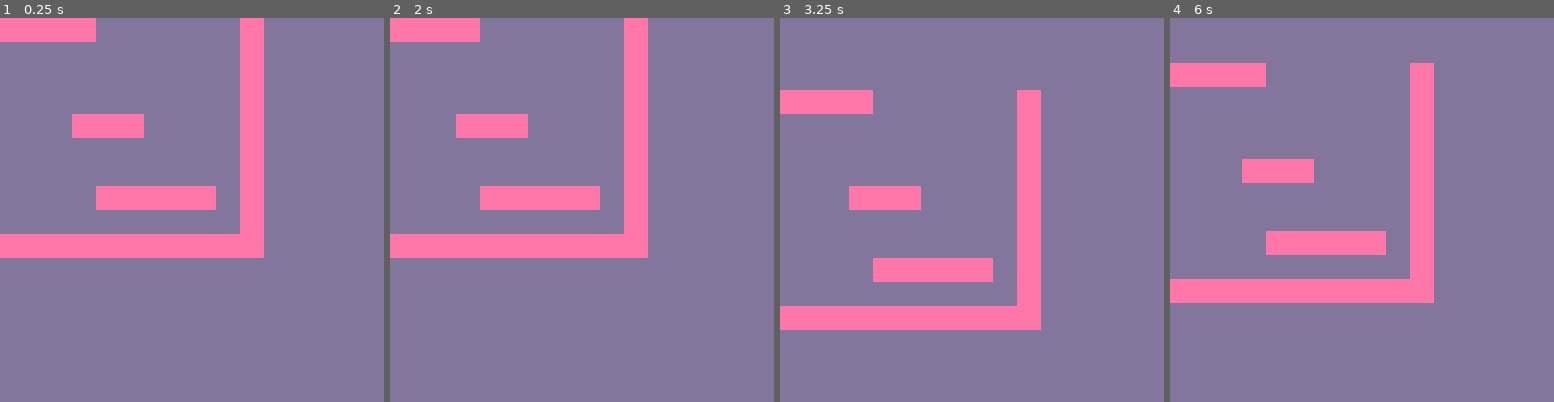
Above: before the commit, frames 1-4 (left to right).
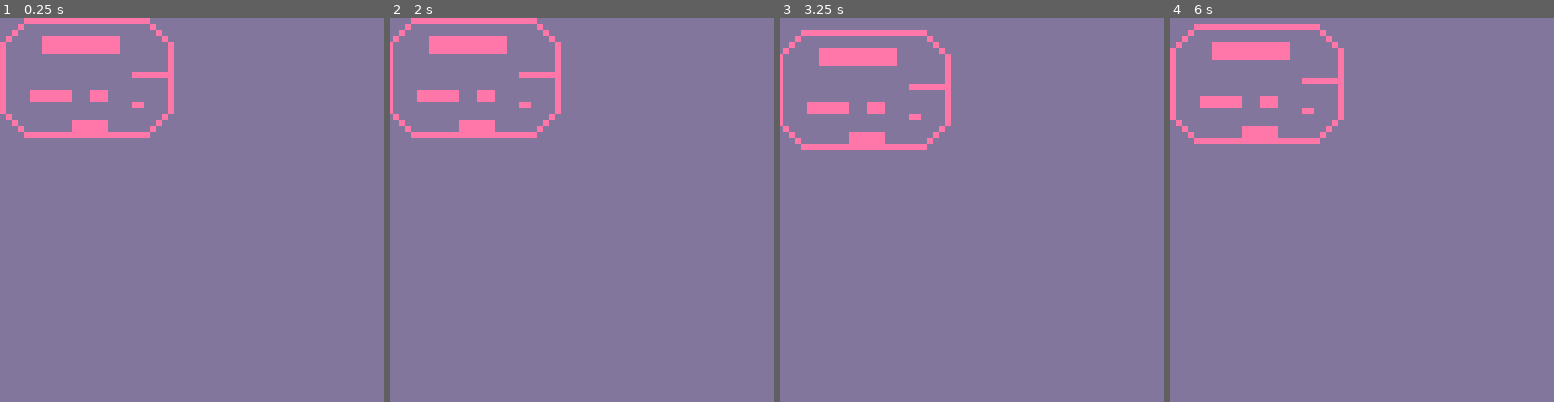
Above: after the commit, the same moments.

Repository: nucleartide/airship-prototype
Game: PICO-8 cartridge carts/flappy_airship.p8
Two runs of this game, one before a commit and one after it. Both use one fixed random seed, a clock stepped at 60 frames per second and the inputs below.
Inputs:
- Up to frame 1 (0.25 s): no input
- Up to frame 2 (2 s): hold Left from 1.97 s (still down)
- Up to frame 3 (3.25 s): release Left at 2.37 s; hold Down 2.42-2.82 s; hold Right from 2.87 s (still down)
- Up to frame 4 (6 s): release Right at 3.53 s; hold Up 3.58-4.08 s; hold Right 4.13-4.53 s; hold Down 4.58-5.08 s; hold Left 5.13-5.8 s; hold Up from 5.85 s (still down)

The runs differ from the first frame. In frame 1, 14% of the frame differs, in the area x 0-69%, y 0-63%; in frame 2, 14%; in frame 3, 15%; in frame 4, 16%, in the area x 0-69%, y 1-75%.

Commit message:
add better sprite

Diff:
--- a/carts/flappy_airship.p8
+++ b/carts/flappy_airship.p8
@@ -57,7 +57,6 @@
   a.cel_y  = cel_y
   a.cel_x2 = cel_x2
   a.cel_y2 = cel_y2
-  a.bounds = bounds(a)
   return a
 end
 
@@ -68,26 +67,29 @@
 
 function airship_update(a)
   if btn(0) then
-    a.pos.x -= 1
+    a.pos.x -= 0.2
   end
 
   if btn(1) then
-    a.pos.x += 1
+    a.pos.x += 0.2
   end
 
   if btn(2) then
-    a.pos.y -= 1
+    a.pos.y -= 0.2
   end
 
   if btn(3) then
-    a.pos.y += 1
+    a.pos.y += 0.2
   end
 
   return a
 end
 
 function airship_draw(a)
-  map(a.cel_x, a.cel_y, a.pos.x, a.pos.y, a.cel_x2-a.cel_x+1, a.cel_y2-a.cel_y+1)
+  -- map(a.cel_x, a.cel_y, a.pos.x, a.pos.y, a.cel_x2-a.cel_x+1, a.cel_y2-a.cel_y+1)
+
+  -- sx, sy, sw, sh
+  sspr(16, 0, 29, 20, a.pos.x, a.pos.y, 29*2, 20*2)
 end
 
 --
@@ -101,23 +103,23 @@
   }
 end
 
---
--- bounds util.
---
-
-function bounds(entity)
-  return function()
-    local dx = entity.cel_w * 8
-    local dy = entity.cel_h * 8
-    return a.pos.x, a.pos.y, a.pos.x+dx-1, a.pos.y+dy-1
-  end
-end
-
 --[[
 playing with haskell type signatures:
 pset        :: io ()
 game_update :: btn_state -> game -> game
 ]]
+…(12 lines of a section not shown)…
 
 
 
Not shown, changed: 20 lines of the sprite sheet (__gfx__) section of carts/flappy_airship.p8
